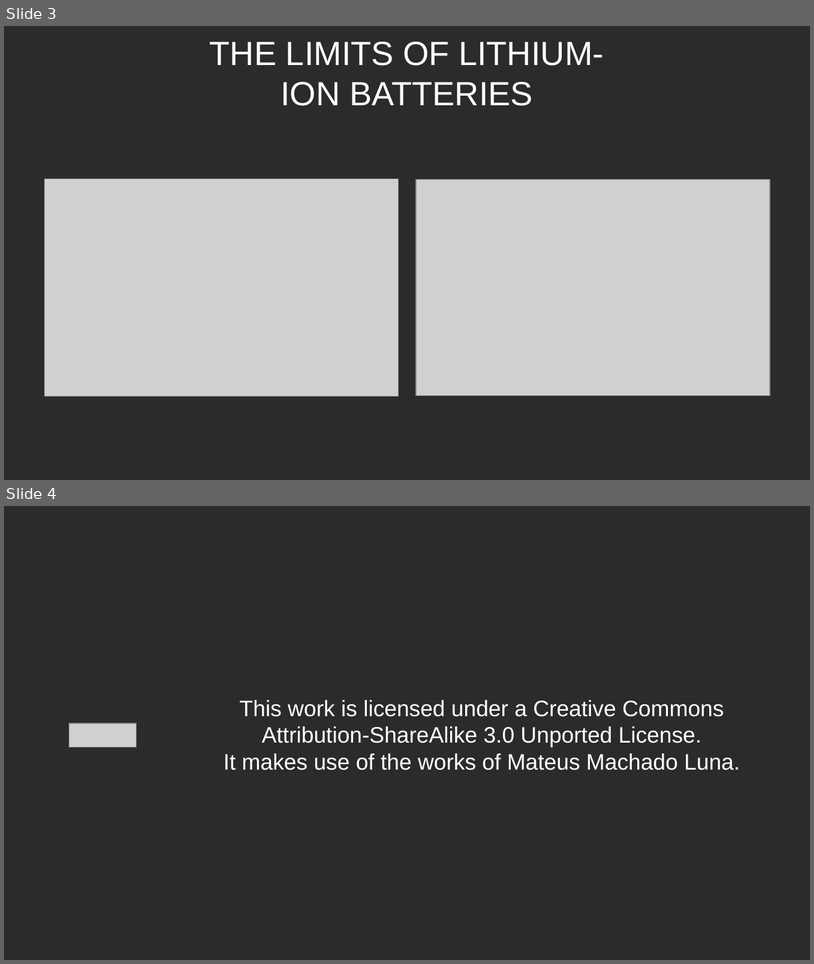
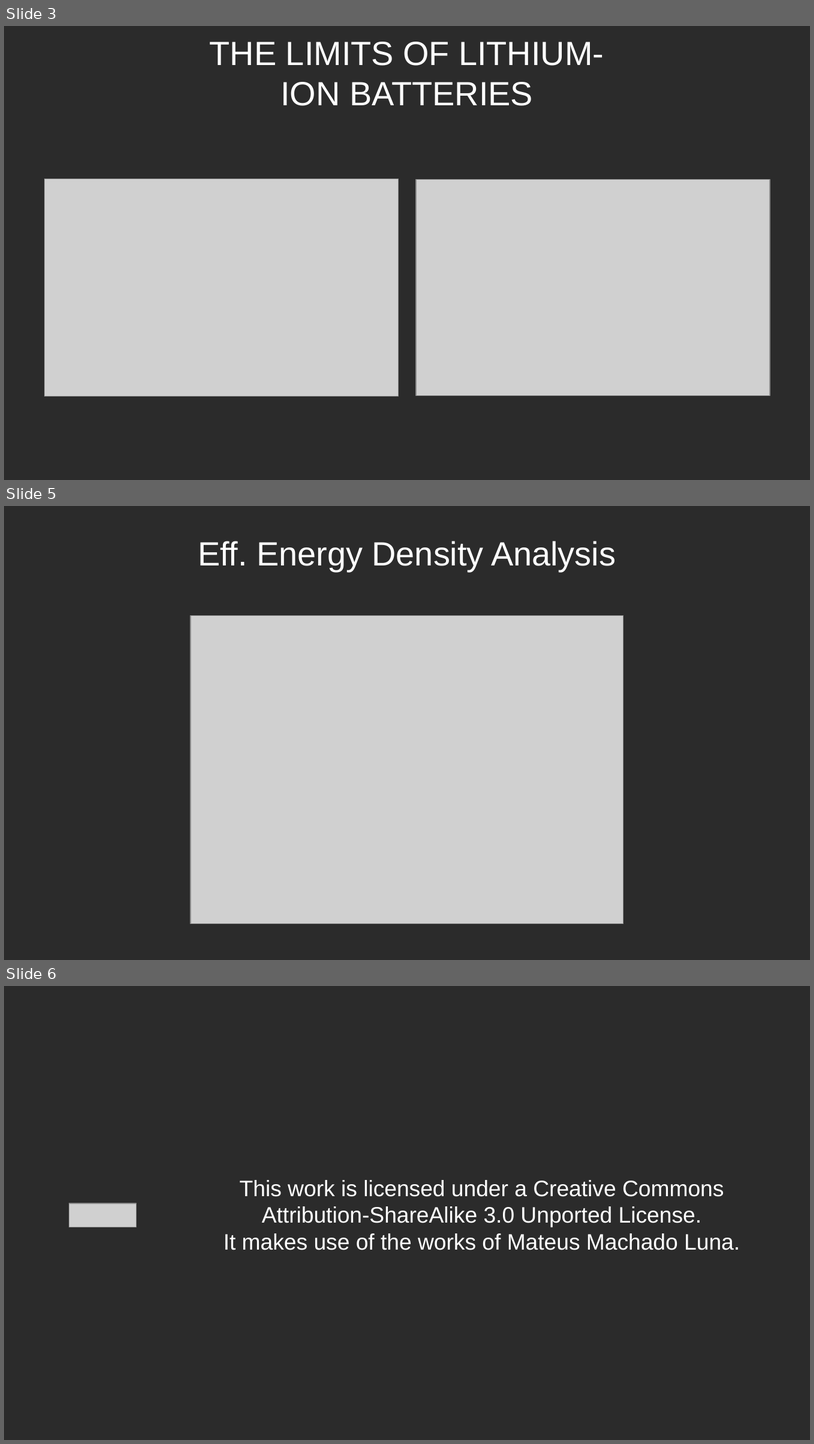
Before and after one commit to mnahm5/Al-water-masters-proposal, a slide deck: Pitch Deck.odp. Shown one above the other, each under a label of ours: slides 3 and 4 before the commit, slides 3, 5 and 6 after it; the slides between them are not shown. The pictures are 814x964 and 814x1444 pixels, drawn with LibreOffice and Linux fonts; fonts in the diff are those of the drawing; grey boxes stand for pictures; background and template pictures are left out; a plain dark background stands for a picture behind light text. Boxes give left, top, right and bottom in pixels: in the first picture for what was removed or moved away, otherwise in the second. Text is boxed around its words. In the diff, an @@ line names an element or a change of style, - is before the commit and + after.

Commit message:
Added 4 slides

```diff
--- a/Pitch Deck.odp
+++ b/Pitch Deck.odp
@@ slide 5 added at (4, 506, 810, 960), background picture (left out) @@
@@ title added at (198, 541, 616, 571), 33 pt, text #FFFFFF @@
+Eff. Energy Density Analysis
@@ picture added at (191, 616, 624, 924) @@
@@ what was slide 4 is now slide 6 @@
```
Also in this commit, not shown: 1 other slide added, 1 other file.
